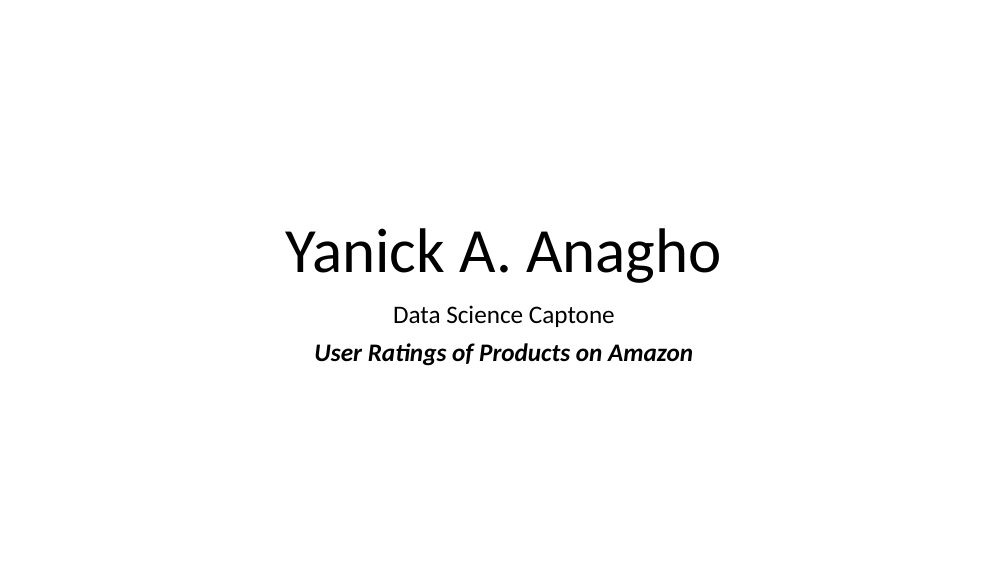
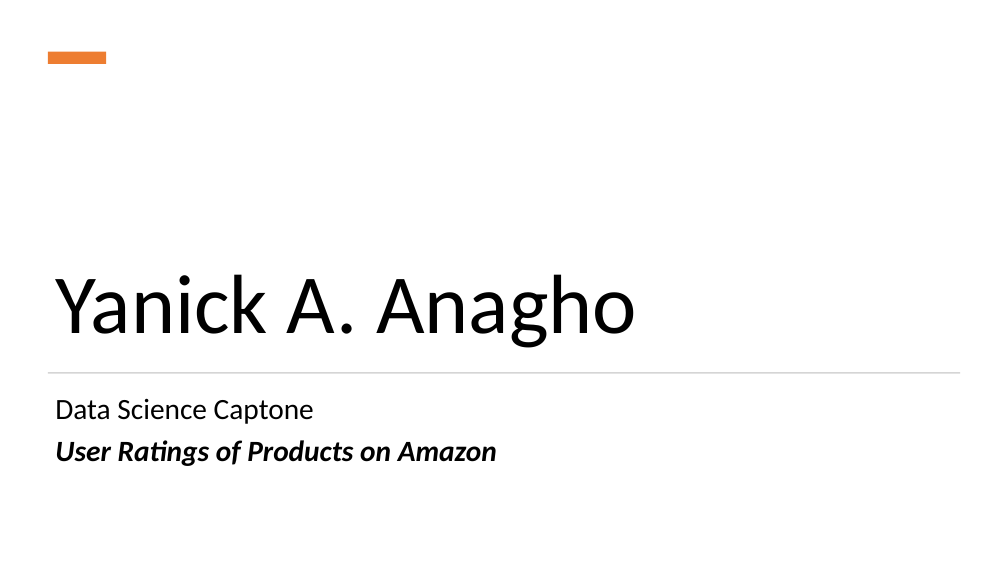
Before and after one commit to hekaplex/2021_04_DSI_WDX2, a slide deck: slide 1 of yanick.anagho@divergence.one/Capstone Presentation_User Ratings - Products.pptx. Drawn at 1008x567 pixels with LibreOffice and Linux fonts; fonts in the diff are those of the drawing. Boxes give left, top, right and bottom in pixels: in the first picture for what was removed or moved away, otherwise in the second. Text is boxed around its words. In the diff, an @@ line names an element or a change of style, - is before the commit and + after.

```diff
--- a/yanick.anagho@divergence.one/Capstone Presentation_User Ratings - Products.pptx
+++ b/yanick.anagho@divergence.one/Capstone Presentation_User Ratings - Products.pptx
@@ rectangle added at (48, 52, 106, 64), fill #ED7D31 @@
@@ title "Yanick A. Anagho": place and size @@
-title "Yanick A. Anagho" at (286, 228, 722, 283)
+title "Yanick A. Anagho" at (55, 274, 637, 348)
@@ title "Yanick A. Anagho" at (55, 274, 637, 348): size 60 to 80 pt; alignment centre to left @@
@@ rectangle added at (48, 372, 960, 374), fill #D5D5D5 @@
@@ subtitle "Data Science Captone": place and size @@
-subtitle "Data Science Captone" at (314, 305, 693, 366)
+subtitle "Data Science Captone" at (55, 398, 497, 466)
@@ subtitle "Data Science Captone" at (55, 398, 497, 466): size 24 to 28 pt; alignment centre to left @@
```
Also in this commit, not shown: 3 other slides changed, 2 slides added.
